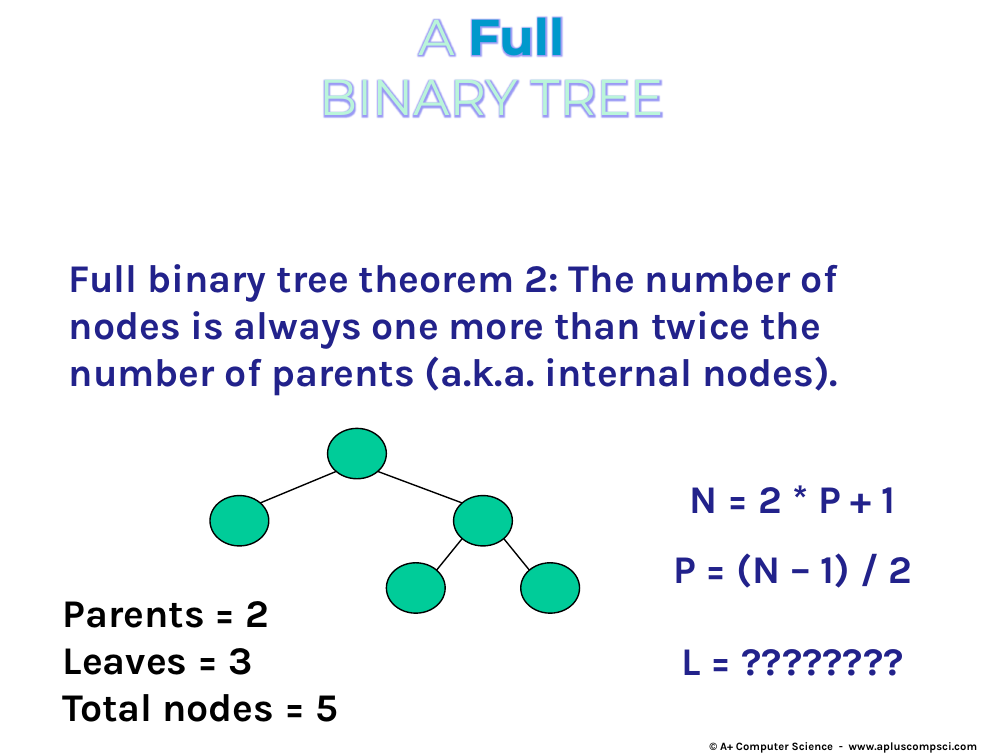
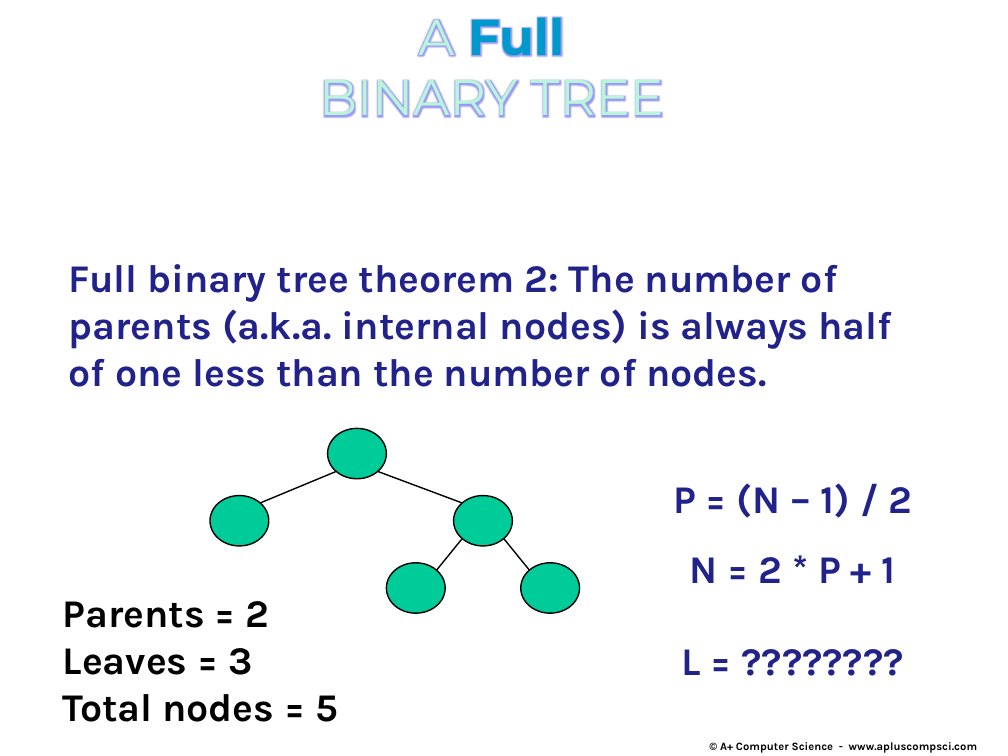
Before and after one commit to Cy-FairCS/cs3, a slide deck: slide 4 of u08a_bTrees/notes/_b - Attributes and and building BSTs.pptx. Drawn at 1008x756 pixels with LibreOffice and Linux fonts; fonts in the diff are those of the drawing. Boxes give left, top, right and bottom in pixels: in the first picture for what was removed or moved away, otherwise in the second. Text is boxed around its words. In the diff, an @@ line names an element or a change of style, - is before the commit and + after.

```diff
--- a/u08a_bTrees/notes/_b - Attributes and and building BSTs.pptx
+++ b/u08a_bTrees/notes/_b - Attributes and and building BSTs.pptx
@@ text at box(69, 264, 892, 387): text changed @@
-Full binary tree theorem 2: The number of nodes is always one more than twice the number of parents (a.k.a. internal nodes).
+Full binary tree theorem 2: The number of parents (a.k.a. internal nodes) is always half of one less than the number of nodes.
@@ text at box(673, 483, 913, 518): paragraph added @@
+P = (N – 1) / 2
@@ text at box(673, 553, 913, 588): paragraph removed @@
-P = (N – 1) / 2
```
Also in this commit, not shown: 4 other slides changed, 2 other files.
